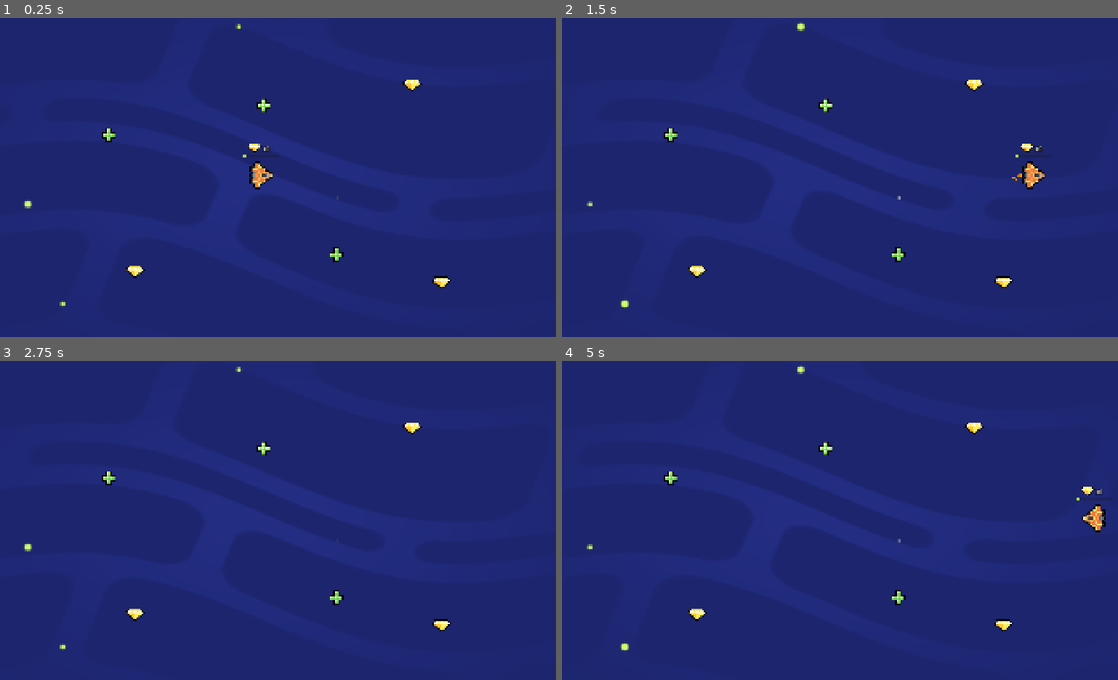
Above: before the commit, frames 1-4 (two rows, left to right).
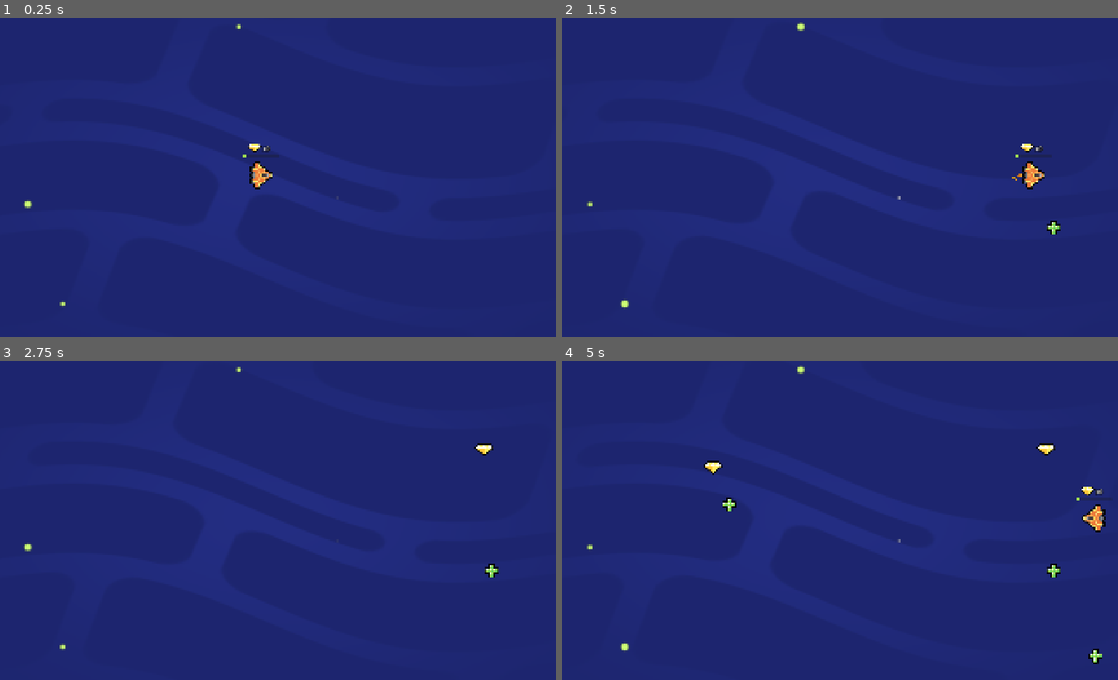
Above: after the commit, the same moments.

Repository: ivxu3/M05-Loot-It-All
Game: Godot game, scene res://lessons/space_level.tscn
Two runs of this game, one before a commit and one after it. Both use one fixed random seed, a clock stepped at 60 frames per second and the inputs below.
Inputs (mouse positions are in pixels of both pictures, inside the frame that each line leads up to):
- Up to frame 1 (0.25 s): no input
- Up to frame 2 (1.5 s): tap Enter at 0.5 s; move the mouse to (956, 158) at 0.52 s; hold D (move_right) 0.53-1.25 s; tap Z at 0.6 s; click (956, 158) at 0.67 s; tap Space at 0.77 s; drag from (712, 190) to (973, 174) at 1.27 s
- Up to frame 3 (2.75 s): move the mouse to (322, 443) at 2.02 s; hold D (move_right) from 2.03 s (still down); tap Z at 2.1 s
- Up to frame 4 (5 s): release D (move_right) at 2.75 s; tap Space at 2.75, 3.77, 4.25 s; drag from (795, 581) to (673, 479) at 2.77 s; tap Enter at 3.5 s; move the mouse to (1001, 565) at 3.52 s; hold A (move_left) 3.53-4.25 s; tap Z at 3.6 s; drag from (650, 466) to (695, 613) at 4.27 s

The runs differ from the first frame. In frame 1, 0.5% of the frame differs, in the area x 18-82%, y 19-85%; in frame 2, 0.6%; in frame 3, 0.7%; in frame 4, 0.9%, in the area x 18-98%, y 19-95%.

Commit message:
M05 L7 completed

Diff:
--- /dev/null
+++ b/lessons/random_item_placer.gd
@@ -0,0 +1,20 @@
+extends Node2D
+
+var item_scenes := [
+	preload("gem.tscn"),
+	preload("health_pack.tscn")
+]
+
+func _ready() -> void:
+	get_node("Timer").timeout.connect(_on_timer_timeout)
+
+func _on_timer_timeout() -> void:
+	var random_item_scene: PackedScene = item_scenes.pick_random()
+	var item_instance := random_item_scene.instantiate()
+	add_child(item_instance)
+
+	var viewport_size := get_viewport_rect().size
+	var random_position := Vector2(0.0, 0.0)
+	random_position.x = randf_range(0.0, viewport_size.x)
+	random_position.y = randf_range(0.0, viewport_size.y)
+	item_instance.position = random_position
--- /dev/null
+++ b/lessons/random_item_placer.tscn
@@ -0,0 +1,9 @@
+[gd_scene load_steps=2 format=3 uid="uid://0uu76vxlq51l"]
+
+[ext_resource type="Script" uid="uid://cporwbp4w0nvi" path="res://lessons/random_item_placer.gd" id="1_udp8l"]
+
+[node name="RandomItemPlacer" type="Node2D"]
+script = ExtResource("1_udp8l")
+
+[node name="Timer" type="Timer" parent="."]
+autostart = true
--- a/lessons/space_level.tscn
+++ b/lessons/space_level.tscn
@@ -1,9 +1,8 @@
-[gd_scene load_steps=5 format=3 uid="uid://btkjymc78ap8d"]
+[gd_scene load_steps=4 format=3 uid="uid://btkjymc78ap8d"]
 
 [ext_resource type="PackedScene" uid="uid://dmv50krf4bo5r" path="res://lessons/ship.tscn" id="2_2j1u5"]
 [ext_resource type="PackedScene" uid="uid://bxfevggvxo634" path="res://assets/background/space_background.tscn" id="3_e6xy1"]
-[ext_resource type="PackedScene" uid="uid://o1ca06m0k4bk" path="res://lessons/health_pack.tscn" id="3_etm7e"]
-[ext_resource type="PackedScene" uid="uid://4clsvdvuyocx" path="res://lessons/gem.tscn" id="4_4rc43"]
+[ext_resource type="PackedScene" uid="uid://0uu76vxlq51l" path="res://lessons/random_item_placer.tscn" id="3_etm7e"]
 
 [node name="Level" type="Node2D"]
 
@@ -12,20 +11,4 @@
 [node name="Ship" parent="." instance=ExtResource("2_2j1u5")]
 position = Vector2(946, 546)
 
-[node name="HealthPack" parent="." instance=ExtResource("3_etm7e")]
-position = Vector2(956, 316)
-
-[node name="HealthPack2" parent="." instance=ExtResource("3_etm7e")]
-position = Vector2(1194, 808)
-
-[node name="HealthPack3" parent="." instance=ExtResource("3_etm7e")]
-position = Vector2(443, 413)
-
-[node name="Gem" parent="." instance=ExtResource("4_4rc43")]
-position = Vector2(530, 864)
-
-[node name="Gem2" parent="." instance=ExtResource("4_4rc43")]
-position = Vector2(1445, 248)
-
-[node name="Gem3" parent="." instance=ExtResource("4_4rc43")]
-position = Vector2(1542, 900)
+[node name="RandomItemPlacer" parent="." instance=ExtResource("3_etm7e")]
Not shown, added: lessons/random_item_placer.gd.uid
